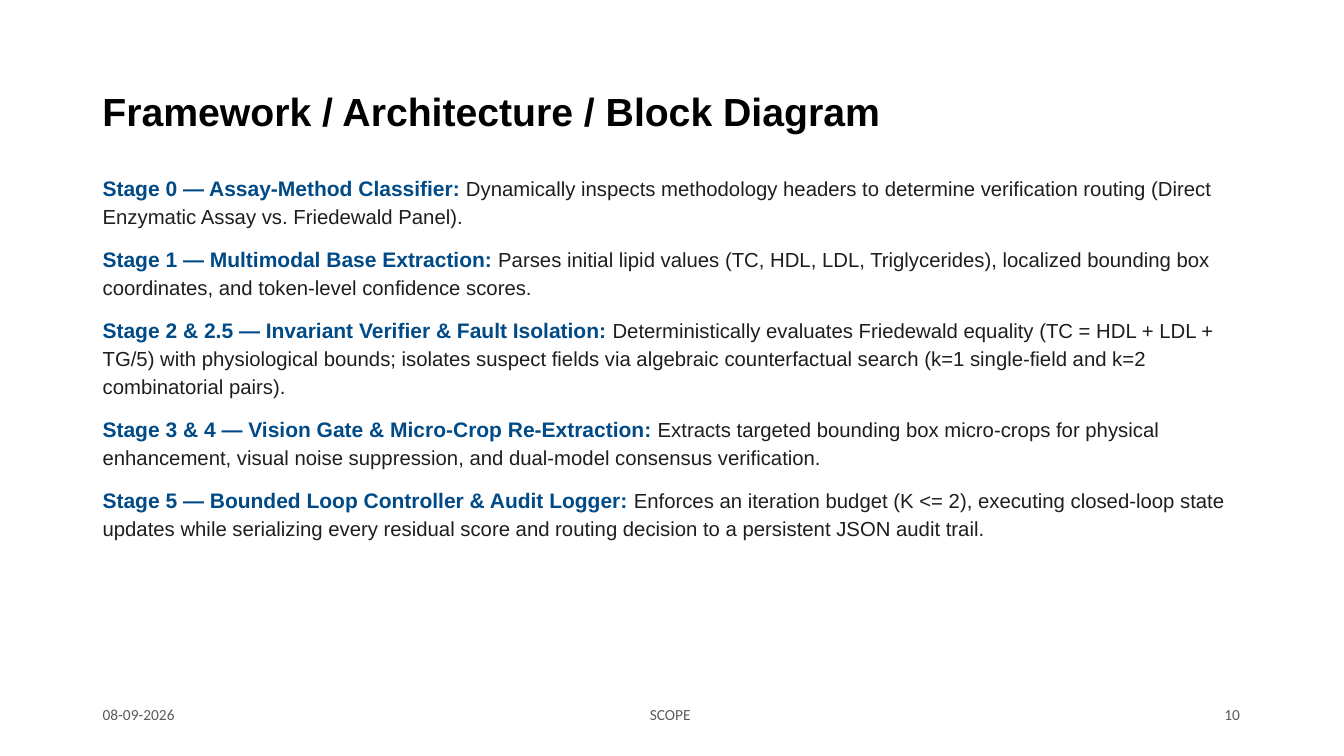
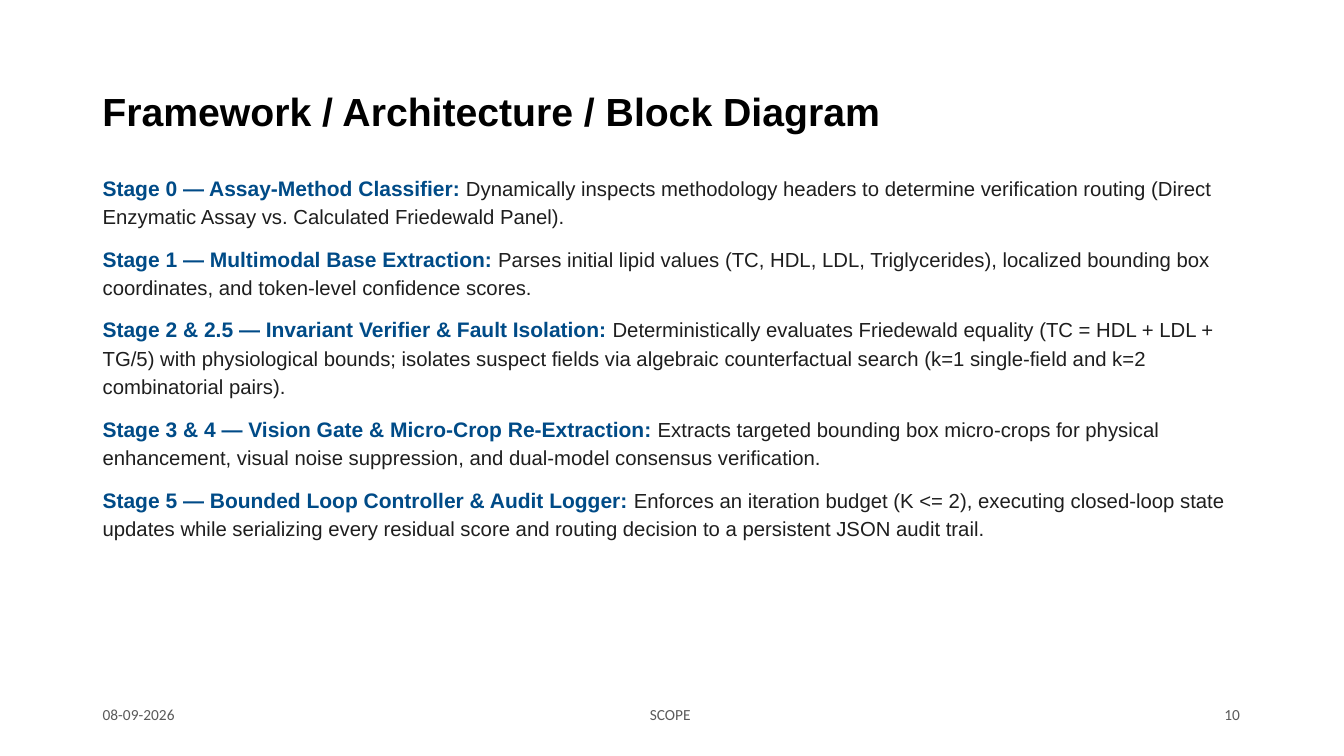
Before and after one commit to thyakeshwarsk2023/clinical-extraction-loop, a slide deck: slide 10 of Review2_Populated.pptx. Drawn at 1344x756 pixels with LibreOffice and Linux fonts; fonts in the diff are those of the drawing. Boxes give left, top, right and bottom in pixels: in the first picture for what was removed or moved away, otherwise in the second. Text is boxed around its words. In the diff, an @@ line names an element or a change of style, - is before the commit and + after.

Commit message:
docs: update README and presentation slides with Review 3 architecture and benchmark results

```diff
--- a/Review2_Populated.pptx
+++ b/Review2_Populated.pptx
@@ text at <box>103,180,1211,229</box>: text changed @@
-Stage 0 — Assay-Method Classifier: Dynamically inspects methodology headers to determine verification routing (Direct Enzymatic Assay vs. Friedewald Panel).
+Stage 0 — Assay-Method Classifier: Dynamically inspects methodology headers to determine verification routing (Direct Enzymatic Assay vs. Calculated Friedewald Panel).
```
Also in this commit, not shown: 1 other slide changed, 1 other file.
